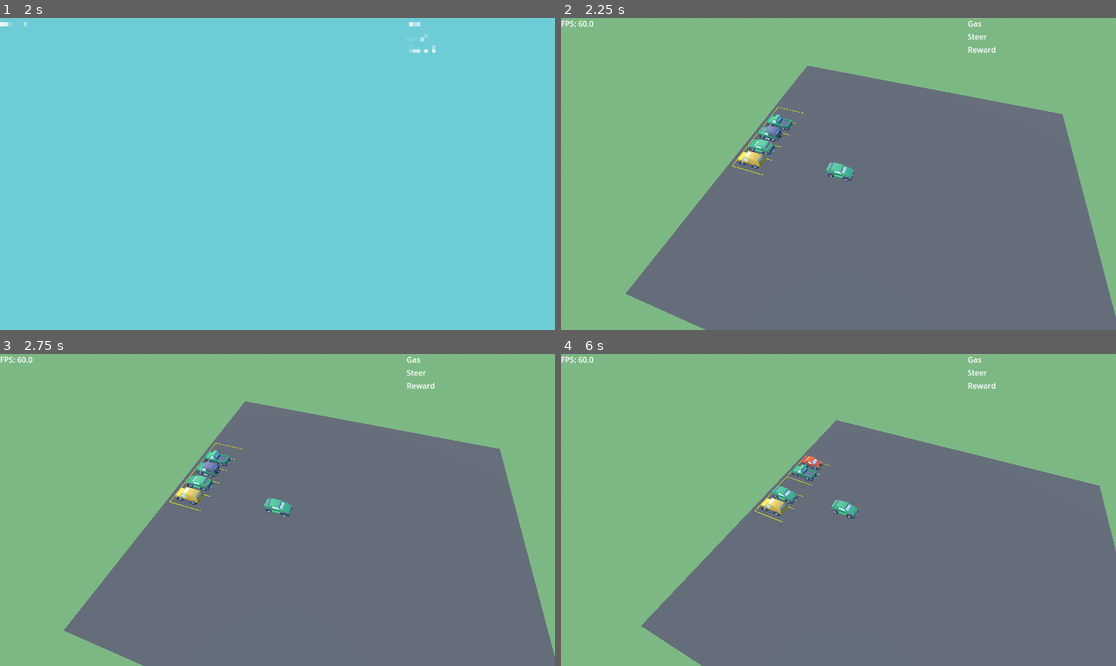
Above: before the commit, frames 1-4 (two rows, left to right).
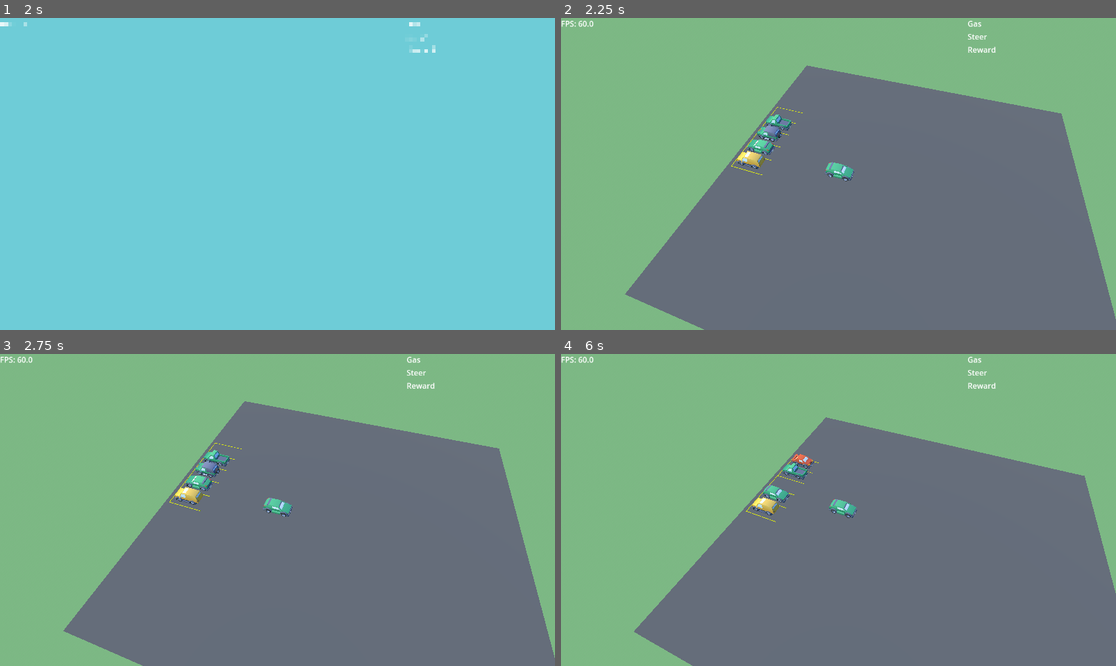
Above: after the commit, the same moments.

Repository: Olavsa/rl_godot_python
Game: Godot game, scene res://game/game_envs/parking_simulator_3d/rl_scene/rl_parking_game.tscn
Same seed, same stepped clock (60 frames per second), same inputs: the game is played once before the commit and once after it.
Inputs:
- Up to frame 1 (2 s): tap Enter (ui_accept) at 0.5, 1.25 s; hold D (move_right) 0.53-1.28 s; tap . (toggle_render) at 0.6 s; tap Space (jump) at 0.77, 1.52 s; hold Down (ui_down) from 1.28 s (still down); tap / (toggle_speed) at 1.35 s
- Up to frame 2 (2.25 s): tap Enter (ui_accept) at 2 s; release Down (ui_down) at 2.03 s; hold D (move_right) from 2.03 s (still down); tap . (toggle_render) at 2.1 s
- Up to frame 3 (2.75 s): keep holding D (move_right)
- Up to frame 4 (6 s): release D (move_right) at 2.78 s; hold Up (ui_up) 2.78-3.53 s; tap / (toggle_speed) at 2.85, 4.35, 5.85 s; tap Space (jump) at 3.02, 3.77, 4.52 s; hold A (move_left) 3.53-5.03 s; tap . (toggle_render) at 3.6, 5.1 s; tap Enter (ui_accept) at 4.25, 5 s; hold Down (ui_down) 5.03-5.78 s; hold D (move_right) from 5.78 s (still down)

Frame 1 is identical in both runs. In frame 2, 0.5% of the frame differs, in the area x 11-100%, y 15-100%; in frame 3, 0.4%; in frame 4, 3.1%, in the area x 13-100%, y 20-100%.

Commit message:
Change car mechanics
Car is now slower, turns wheel faster and has a lower turn radius.

Removed requirement for car to be stationary to count as parked. This was too difficult and rare for agents to discover. Instead rewards should be shaped to encourage slow parking speeds.

Made collisions with the ground not count as a collision to the agent. Previous agents struggled with fast turns accidentally causing the body to collide with the ground, ending the episode.

Diff:
--- a/rl_godot/game/game_envs/parking_simulator_3d/Scenes/Cars/car.gd
+++ b/rl_godot/game/game_envs/parking_simulator_3d/Scenes/Cars/car.gd
@@ -4,8 +4,8 @@
 
 @export var park_checker: Node3D
 
-@export var ENGINE_FORCE = 200
-@export var MAX_STEER = 0.8
+@export var ENGINE_FORCE = 150
+@export var MAX_STEER = 0.7
 @export var reverse_power_ratio = 1
 
 @export var agent: ParkingAgent = null
@@ -36,7 +36,7 @@
 	else:
 		throttle = Input.get_axis("ui_down", "ui_up")
 		wheel_steer = Input.get_axis("ui_right", "ui_left")
-	steering = move_toward(steering, wheel_steer * MAX_STEER, delta * 5)
+	steering = move_toward(steering, wheel_steer * MAX_STEER, delta * 10)
 
 	if -0.05 <= throttle and throttle <= 0.05:
 		brake = 0.1 # Slightly slow down car when coasting so it stops
@@ -48,8 +48,7 @@
 	engine_force = throttle * ENGINE_FORCE
 
 	if not is_parked \
-	and park_checker.is_parked \
-	and linear_velocity.length_squared() < 0.1:
+	and park_checker.is_parked: #and linear_velocity.length_squared() < 0.1:
 		is_parked = true
 		agent.is_parked = true
 		print("\nparked")
@@ -90,7 +89,9 @@
 
 
 func get_distance_to_parking_spot() -> float:
-	var dist = Vector2($"..".target_spot.global_position.x - global_position.x, $"..".target_spot.global_position.z - global_position.z)
+	var target_spot: ParkingSpot = $"..".target_spot
+	var target_pos = target_spot.get_sensors_pos()
+	var dist = Vector2(target_pos.x - global_position.x, target_pos.z - global_position.z)
 	dist = dist.length()
 	return dist
 
@@ -111,4 +112,5 @@
 
 
 func _on_body_entered(body: Node) -> void:
-	agent.collided = true
+	if not body.is_in_group("ground"):
+		agent.collided = true
